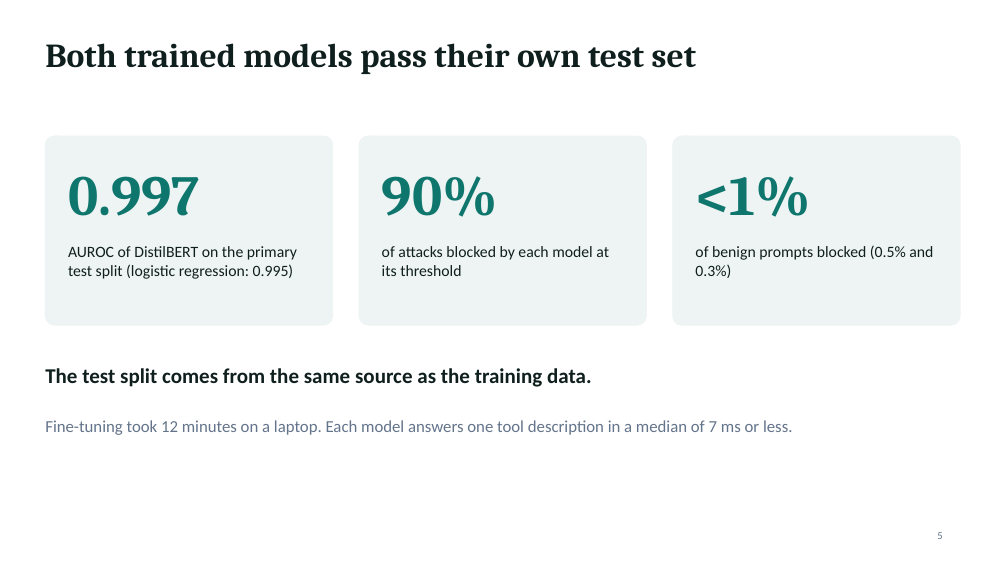
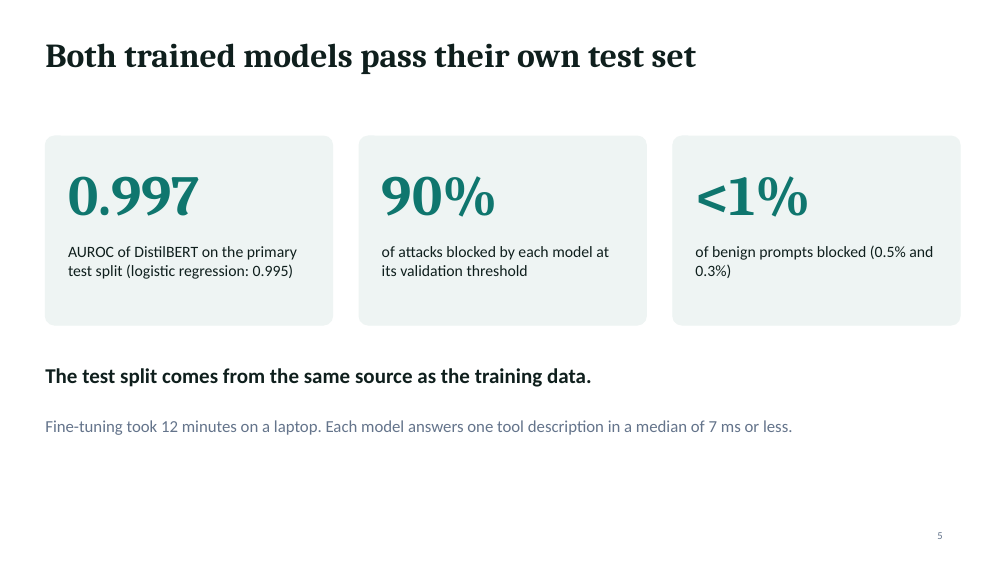
Before and after one commit to jonasneves/connector-gate, a slide deck: slide 5 of slides.pptx. Drawn at 1008x567 pixels with LibreOffice and Linux fonts; fonts in the diff are those of the drawing. Boxes give left, top, right and bottom in pixels: in the first picture for what was removed or moved away, otherwise in the second. Text is boxed around its words. In the diff, an @@ line names an element or a change of style, - is before the commit and + after.

```diff
--- a/slides.pptx
+++ b/slides.pptx
@@ text at <box>382,246,609,276</box>: text changed @@
-of attacks blocked by each model at its threshold
+of attacks blocked by each model at its validation threshold
```
Also in this commit, not shown: 7 other slides changed.
